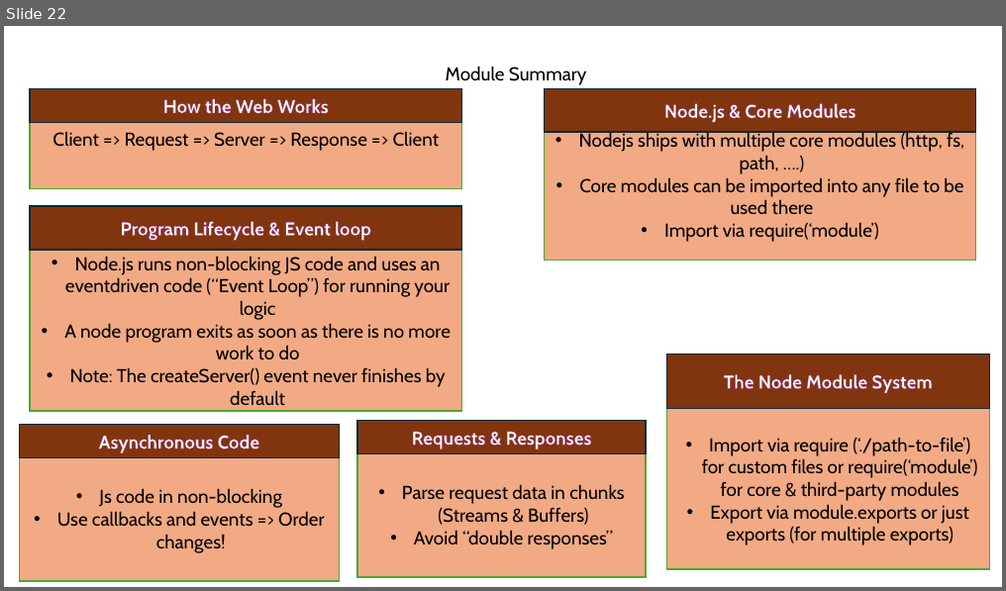
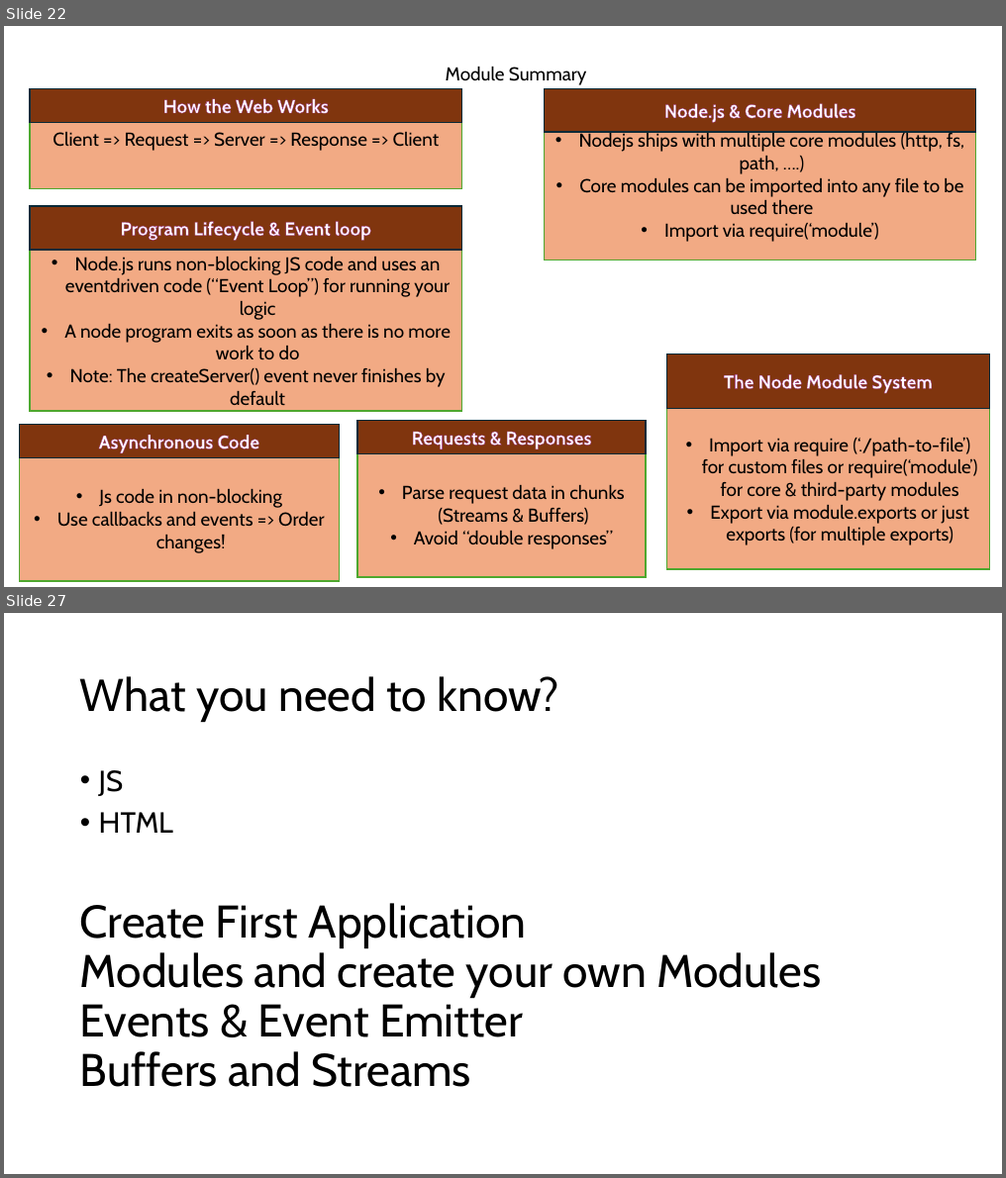
Before and after one commit to PiyushChaturvedii/Batch05, a slide deck: node/Nodejs.pptx. Shown one above the other, each under a label of ours: slide 22 before the commit, slides 22 and 27 after it; the slides between them are not shown. The pictures are 1006x591 and 1006x1178 pixels, drawn with LibreOffice and Linux fonts; fonts in the diff are those of the drawing. Boxes give left, top, right and bottom in pixels: in the first picture for what was removed or moved away, otherwise in the second. Text is boxed around its words. In the diff, an @@ line names an element or a change of style, - is before the commit and + after.

```diff
--- a/node/Nodejs.pptx
+++ b/node/Nodejs.pptx
@@ slide 27 added at [4,613,1002,1174], background #FFFFFF @@
@@ title added at [80,676,560,722], 44 pt, text #000000 @@
+What you need to know?
@@ text added at [99,770,173,833], 28 pt, text #000000 @@
+• JS
+• HTML
@@ text added at [80,903,822,1087], 44 pt, text #000000 @@
+Create First Application
+Modules and create your own Modules
+Events & Event Emitter
+Buffers and Streams
```
Also in this commit, not shown: 10 other slides added, 9 other files.
